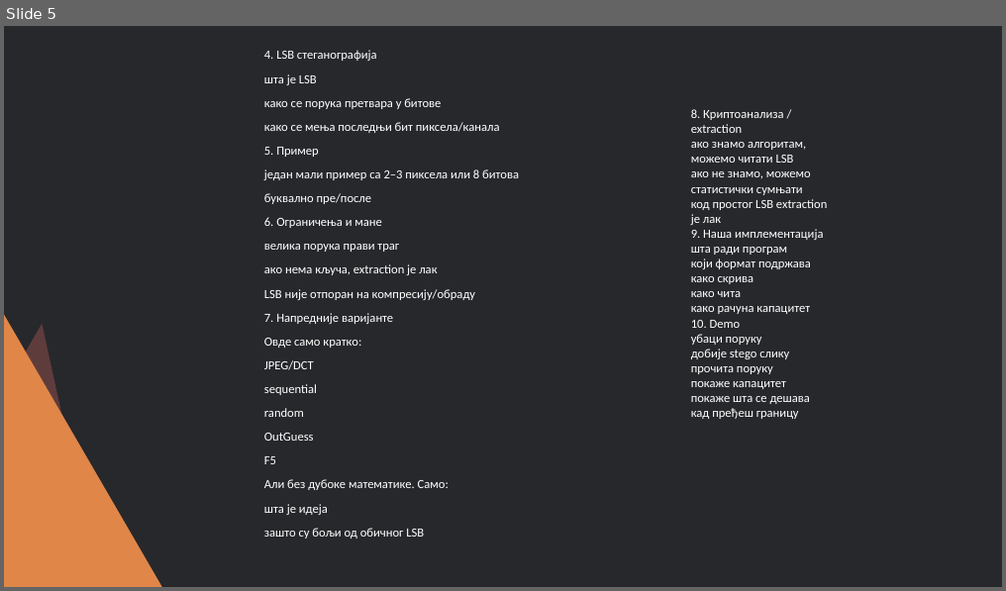
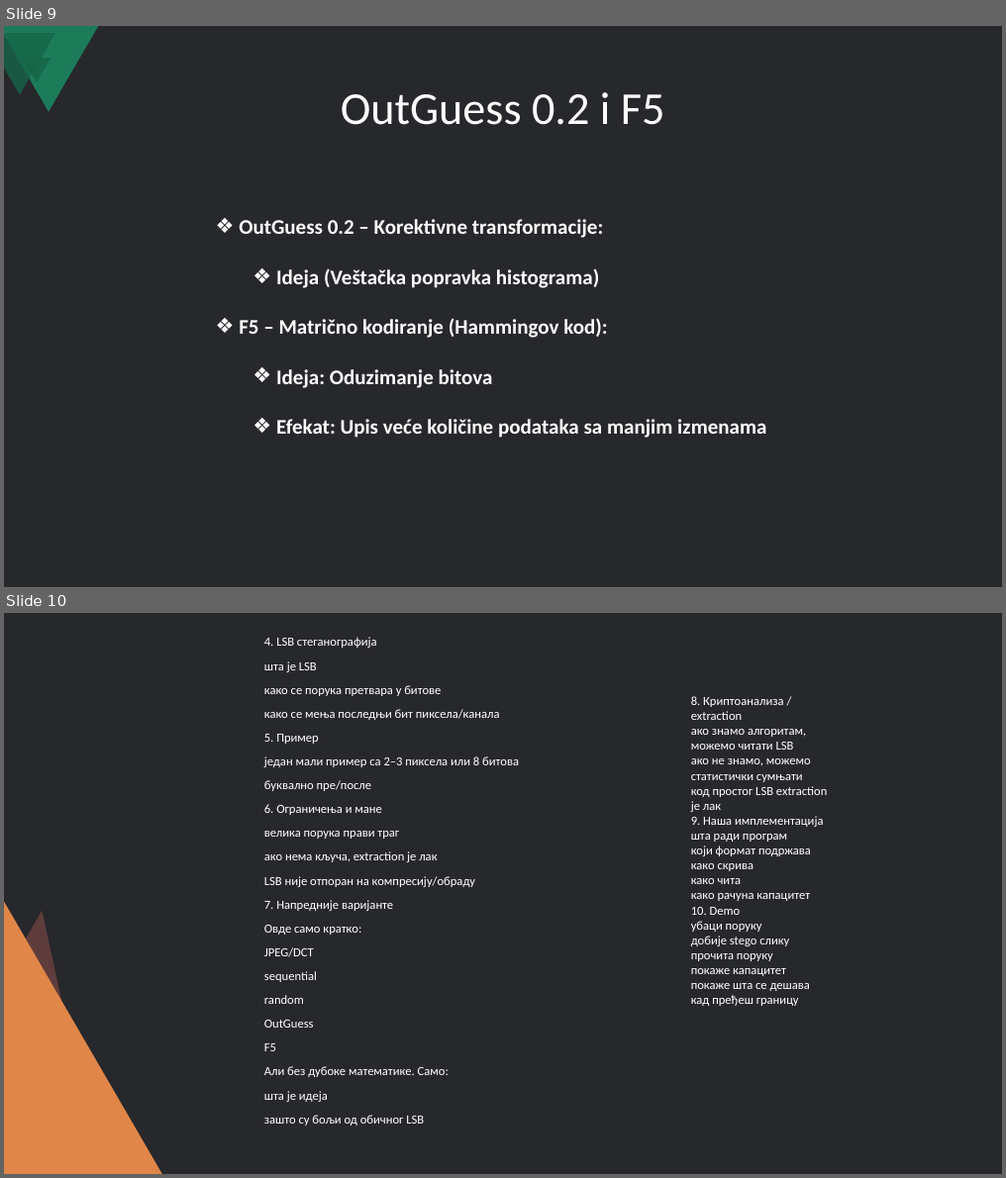
Before and after one commit to nikolasa004/Cybersecurity-Project, a slide deck: Steganography/Steganografija i LSB skrivanje poruka u slikama.pptx. Shown one above the other, each under a label of ours: slide 5 before the commit, slides 9 and 10 after it. The pictures are 1006x591 and 1006x1178 pixels, drawn with LibreOffice and Linux fonts; fonts in the diff are those of the drawing. Boxes give left, top, right and bottom in pixels: in the first picture for what was removed or moved away, otherwise in the second. Text is boxed around its words. In the diff, an @@ line names an element or a change of style, - is before the commit and + after.

```diff
--- a/Steganography/Steganografija i LSB skrivanje poruka u slikama.pptx
+++ b/Steganography/Steganografija i LSB skrivanje poruka u slikama.pptx
@@ slide 9 added at [4, 26, 1002, 587], background #27282C @@
@@ freeform shape added at [4, 26, 99, 111], fill #1C7C5A @@
@@ freeform shape added at [4, 33, 55, 94], fill #166548 at 80% opacity @@
@@ triangle added at [23, 59, 52, 82], fill #166548 at 80% opacity @@
@@ title added at [341, 92, 665, 125], 44 pt, text #FFFFFF @@
+OutGuess 0.2 i F5
@@ text added at [239, 219, 766, 438], 20 pt, text #FFFFFF, bold @@
+❖ OutGuess 0.2 – Korektivne transformacije:
+  ❖ Ideja (Veštačka popravka histograma)
+❖ F5 – Matrično kodiranje (Hammingov kod):
+  ❖ Ideja: Oduzimanje bitova
+  ❖ Efekat: Upis veće količine podataka sa manjim izmenama
@@ what was slide 5 is now slide 10 @@
```
Also in this commit, not shown: 4 other slides added, 1 other file.
